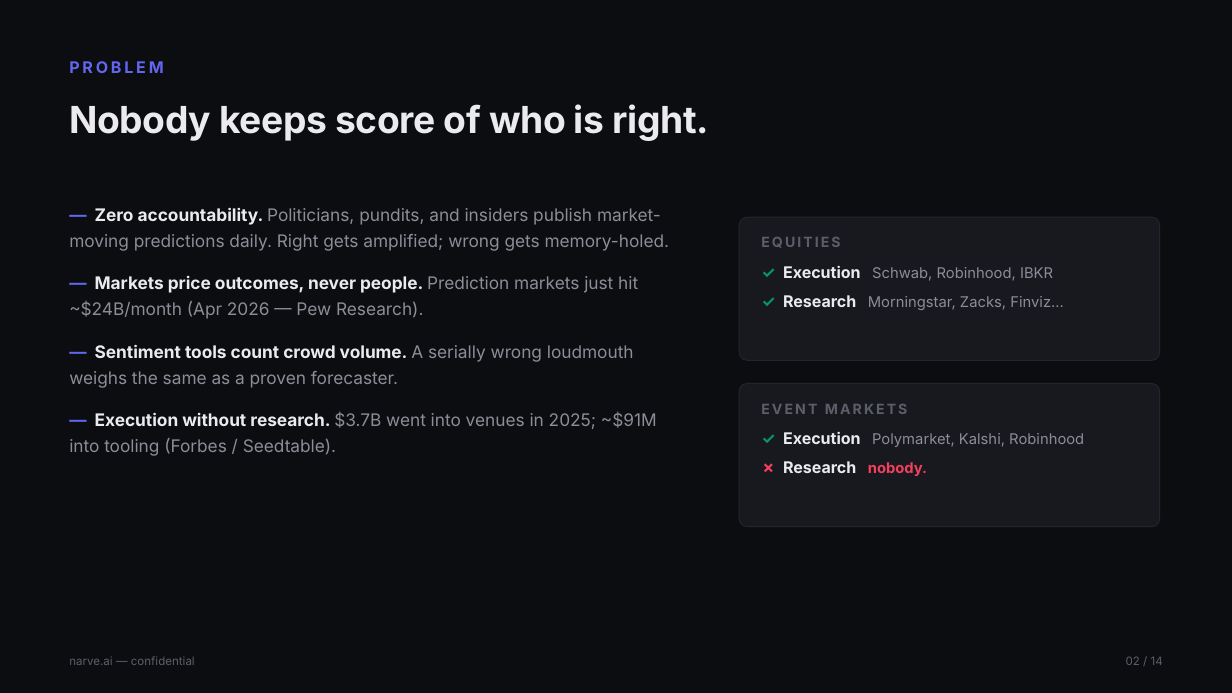
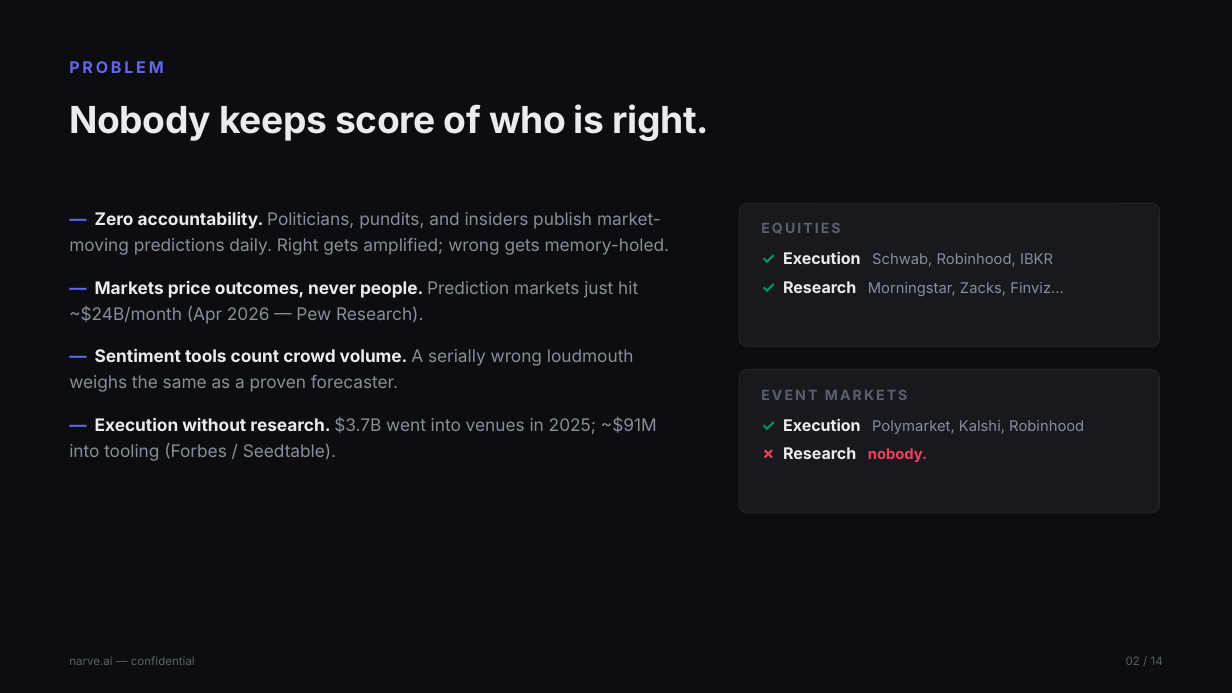
Before and after one commit to Jhabbig/Habbig, a slide deck: slide 2 of pitch-deck/narve-pitch-deck.pptx. Drawn at 1232x693 pixels with LibreOffice and Linux fonts; fonts in the diff are those of the drawing. Boxes give left, top, right and bottom in pixels: in the first picture for what was removed or moved away, otherwise in the second. Text is boxed around its words. In the diff, an @@ line names an element or a change of style, - is before the commit and + after.

```diff
--- a/pitch-deck/narve-pitch-deck.pptx
+++ b/pitch-deck/narve-pitch-deck.pptx
@@ text "— Zero accountability. Politicians, pundits, ...": place and size @@
-text "— Zero accountability. Politicians, pundits, ..." at <box>69,207,670,456</box>
+text "— Zero accountability. Politicians, pundits, ..." at <box>69,211,670,461</box>
@@ 2 texts, 2 rounded rectangles: place and size @@
-2 texts, 2 rounded rectangles at <box>739,217,1160,527</box>
+2 texts, 2 rounded rectangles at <box>739,203,1160,513</box>
```
Also in this commit, not shown: 10 other slides changed, 1 other file.
